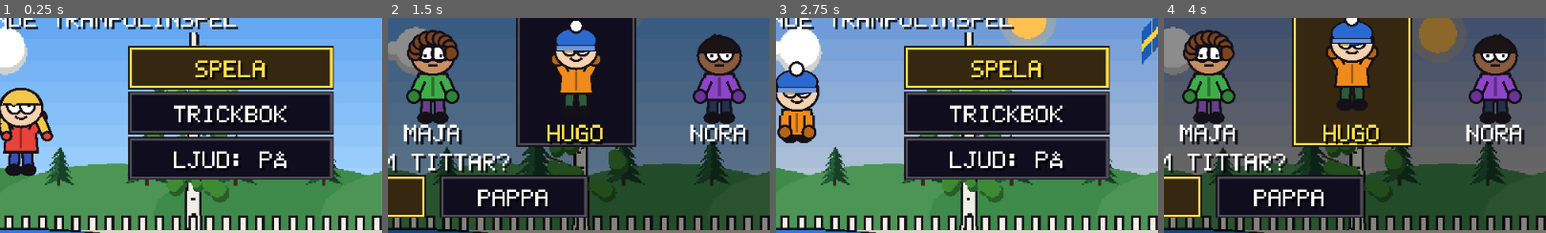
Above: before the commit, frames 1-4 (left to right).
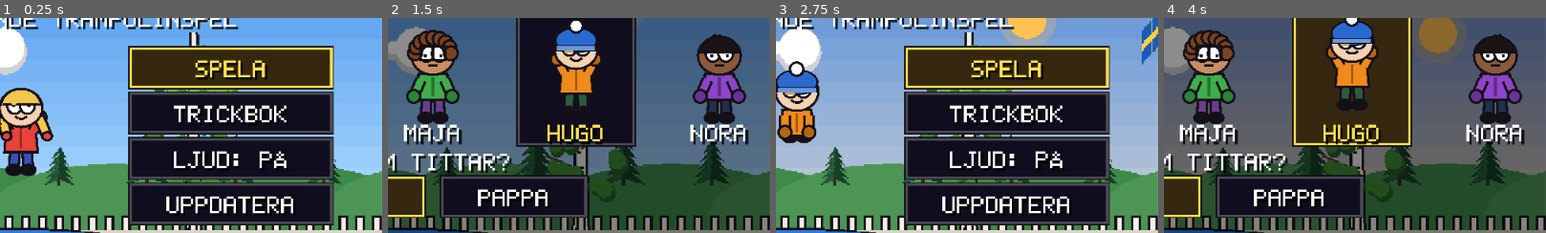
Above: after the commit, the same moments.

Repository: martin79grahn/imponerande
Game: Godot game, scene res://main.tscn
The game is run twice, just before and just after one commit, with the same random seed, the same clock (stepped at 60 frames per second) and the same inputs.
Inputs (mouse positions are % of the whole screen's width and height, from its top left):
- Up to frame 1 (0.25 s): no input
- Up to frame 2 (1.5 s): tap Enter at 0.5, 0.6 s; move the mouse to (72, 45) at 0.52 s; hold Right 0.53-1.25 s; click (72, 45) at 0.67 s; tap Space at 0.77, 1.07 s; drag from (30, 55) to (45, 70) at 1.27 s
- Up to frame 3 (2.75 s): move the mouse to (60, 28) at 2.02 s; hold Right from 2.03 s (still down); tap X at 2.1 s
- Up to frame 4 (4 s): release Right at 2.75 s; drag from (45, 70) to (20, 35) at 2.77 s; move the mouse to (80, 65) at 3.52 s; hold Left from 3.53 s (still down); tap Shift at 3.6 s; tap Space at 3.77 s
The pictures show only the part of the screen within x 44-94%, y 25-75%; the shares and areas given below are measured in that part.

The runs differ from the first frame. In frame 1, 10% of the frame differs, in the area x 33-88%, y 76-97%; in frame 2, nothing differs; in frame 3, 10%; in frame 4, nothing differs.

Commit message:
Version 1.4.0: Uppdatera-knapp i menyn
Co-Authored-By: Claude Opus 5.5 <noreply@anthropic.com>

Diff:
--- a/main.gd
+++ b/main.gd
@@ -478,6 +478,8 @@
 				state = "trickbok"
 			"ljud":
 				_toggle_sound()
+			"uppd":
+				UpdateChecker.check(true, true)
 	if pressed.get("paus"):
 		_save()
 		if not OS.has_feature("web"):
@@ -510,12 +512,14 @@
 		play("meny")
 
 
-## Titelmenyns rader. DUELL finns när alla trick är upplåsta.
+## Titelmenyns rader. DUELL finns när alla trick är upplåsta. UPPDATERA finns inte i webbversionen.
 func menu_ids() -> Array:
 	var ids := ["spela"]
 	if all_tricks():
 		ids.append("duell")
 	ids.append_array(["bok", "ljud"])
+	if not OS.has_feature("web"):
+		ids.append("uppd")
 	return ids
 
 
@@ -993,7 +997,8 @@
 		text(title[i], Vector2(x0 + i * 18 + 1, 14 + wob + 2), Art.INK, 3, 0, false)
 		text(title[i], Vector2(x0 + i * 18, 14 + wob), GOLD.lerp(Color("#ff8a3a"), (sin(t * 3 + i) + 1) * 0.25), 3, 0, false)
 	text("ETT STUDSANDE TRAMPOLINSPEL", Vector2(160, 42), Color.WHITE, 1, 1)
-	var names := {"spela": "SPELA", "duell": "DUELL!", "bok": "TRICKBOK", "ljud": "LJUD: " + ("AV" if muted else "PÅ")}
+	var names := {"spela": "SPELA", "duell": "DUELL!", "bok": "TRICKBOK", "ljud": "LJUD: " + ("AV" if muted else "PÅ"),
+		"uppd": "SÖKER..." if UpdateChecker.busy else "UPPDATERA"}
 	var ids := menu_ids()
 	for i in ids.size():
 		var r := title_item(i)
--- a/project.godot
+++ b/project.godot
@@ -4,7 +4,7 @@
 
 [application]
 
-config/version="1.3.0"
+config/version="1.4.0"
 config/name="Imponerande!"
 config/description="Imponerande! – studsa på trampolinen och imponera på mamma eller pappa"
 run/main_scene="res://main.tscn"
@@ -48,3 +48,4 @@
 
 repo="martin79grahn/imponerande"
 store_url="http://192.168.0.97:8787"
+language="sv"
--- a/update_checker.gd
+++ b/update_checker.gd
@@ -11,26 +11,31 @@
 ##                                Keep it the same as Android "version/name" in the export preset.
 ##   update_checker/repo          "owner/repo" on GitHub
 ##   update_checker/store_url     e.g. "http://192.168.0.97:8787"
+##   update_checker/language      "sv" or "en" (default: the device's language)
 ##
 ## It only runs in exported builds. To test from the editor/command line:
 ##   godot --path . -- --update-check            (use real version)
 ##   godot --path . -- --update-check-as=0.0.1   (pretend to be an old version)
 ##
-## Manual check from a menu button:  UpdateChecker.check()
+## Manual check from a menu button:  UpdateChecker.check(true, true)
+## (shows "you have the latest version" / "couldn't check" too). While it runs, `busy` is true
+## and button_text() returns "Checking…", so a menu can show that.
 
 signal check_finished(update: Dictionary)  ## empty Dictionary = up to date / unreachable
 
 const DEFAULT_STORE := "http://192.168.0.97:8787"
 const TIMEOUT := 5.0
 
+var busy := false
 var _ui: Control
 var _was_paused := false
-var _sv := OS.get_locale_language() == "sv"
+var _sv := false
 
 
 func _ready() -> void:
 	layer = 128
 	process_mode = Node.PROCESS_MODE_ALWAYS
+	_sv = str(ProjectSettings.get_setting("update_checker/language", OS.get_locale_language())) == "sv"
 	if OS.has_feature("web"):
 		return  # the web version is always the latest
 	if not OS.has_feature("template") and not _forced():
@@ -63,20 +68,34 @@
 	return "linux"
 
 
-## Checks for an update and shows the popup if one is found.
+## Text for a menu button: "Check for updates" or "Checking…" (Swedish if the device is).
+func button_text() -> String:
+	if busy:
+		return "Söker..." if _sv else "Checking..."
+	return "Sök efter uppdatering" if _sv else "Check for updates"
+
+
+## Checks for an update and shows the popup if one is found. With manual = true it also
+## tells you when you're up to date or the check failed.
 ## Returns {version, name, notes, url, source} or {} if up to date / offline.
-func check(show_popup := true) -> Dictionary:
+func check(show_popup := true, manual := false) -> Dictionary:
 	var repo := str(ProjectSettings.get_setting("update_checker/repo", ""))
-	if repo == "":
-		push_warning("UpdateChecker: set update_checker/repo in Project Settings")
+	if repo == "" or busy:
+		if repo == "":
+			push_warning("UpdateChecker: set update_checker/repo in Project Settings")
 		return {}
+	busy = true
 	var store := str(ProjectSettings.get_setting("update_checker/store_url", DEFAULT_STORE)).trim_suffix("/")
 	var latest := await _from_store(store, repo)
 	if latest.is_empty():
 		latest = await _from_github(repo)
+	busy = false
 	var result := {}
 	if latest.is_empty():
 		print("[UpdateChecker] could not reach store or GitHub")
+		if manual and show_popup:
+			_dialog("Kunde inte söka" if _sv else "Couldn't check for updates",
+				"Är du ansluten till internet?" if _sv else "Are you connected to the internet?", "", {})
 	elif is_newer(latest.version, current_version()):
 		result = latest
 		print("[UpdateChecker] update available: %s -> %s via %s (%s)" % [current_version(), latest.version, latest.source, latest.url])
@@ -84,6 +103,9 @@
 			_show(latest)
 	else:
 		print("[UpdateChecker] up to date (%s, latest %s)" % [current_version(), latest.version])
+		if manual and show_popup:
+			_dialog("Du har senaste versionen" if _sv else "You're up to date",
+				"Version %s" % current_version(), "", {})
 	check_finished.emit(result)
 	return result
 
@@ -155,18 +177,21 @@
 
 # ------------------------------------------------------------------ popup
 
+## The first section of the release notes ("What's new"), without markdown, max 6 lines.
 func _clean_notes(md: String) -> String:
-	var re := RegEx.new()
-	re.compile("\\[([^\\]]*)\\]\\([^)]*\\)")  # [text](link) -> text
-	md = re.sub(md, "$1", true)
-	re.compile("(?m)^\\s*[-*+]\\s+")  # bullets
-	md = re.sub(md, "• ", true)
-	re.compile("[#*`_>]+")
-	md = re.sub(md, "", true)
+	var link := RegEx.create_from_string("\\[([^\\]]*)\\]\\([^)]*\\)")  # [text](link) -> text
+	var bullet := RegEx.create_from_string("^[-*+]\\s+")
+	var marks := RegEx.create_from_string("[#*`_>]+")
 	var lines := PackedStringArray()
-	for l in md.split("\n"):
-		if l.strip_edges() != "":
-			lines.append(l.strip_edges())
+	for raw in md.split("\n"):
+		var l := raw.strip_edges()
+		if l.begins_with("#"):  # a heading: skip the first, stop at the next
+			if lines.size() > 0:
+				break
+			continue
+		l = marks.sub(bullet.sub(link.sub(l, "$1", true), "• "), "", true).strip_edges()
+		if l != "":
+			lines.append(l)
 		if lines.size() >= 6:
 			break
 	var text := "\n".join(lines)
@@ -174,6 +199,14 @@
 
 
 func _show(u: Dictionary) -> void:
+	var notes := _clean_notes(u.notes)
+	if notes == "":
+		notes = u.name
+	_dialog("Ny version finns!" if _sv else "Update available", "%s  →  %s" % [current_version(), u.version], notes, u)
+
+
+## A popup. With an update (u not empty): "Later" / "Update"; otherwise just "OK".
+func _dialog(title_text: String, sub_text: String, body_text: String, u: Dictionary) -> void:
 	if _ui:
 		_ui.queue_free()
 	_was_paused = get_tree().paused
@@ -211,22 +244,25 @@
 	box.add_theme_constant_override("separation", int(fs * 0.6))
 	panel.add_child(box)
 
-	var title := _label("Ny version finns!" if _sv else "Update available", int(fs * 1.35))
-	box.add_child(title)
-	var sub := _label("%s  →  %s" % [current_version(), u.version], fs)
+	box.add_child(_label(title_text, int(fs * 1.35)))
+	var sub := _label(sub_text, fs)
 	sub.modulate = Color(0.65, 0.75, 1.0)
 	box.add_child(sub)
-	var notes := _clean_notes(u.notes)
-	if notes == "":
-		notes = u.name
-	var body := _label(notes, int(fs * 0.8))
-	body.modulate = Color(0.85, 0.87, 0.92)
-	box.add_child(body)
+	if body_text != "":
+		var body := _label(body_text, int(fs * 0.8))
+		body.modulate = Color(0.85, 0.87, 0.92)
+		box.add_child(body)
 
 	var row := HBoxContainer.new()
 	row.add_theme_constant_override("separation", int(fs * 0.6))
 	row.alignment = BoxContainer.ALIGNMENT_END
 	box.add_child(row)
+	if u.is_empty():
+		var ok := _button("OK", fs, true)
+		ok.pressed.connect(_close)
+		row.add_child(ok)
+		ok.grab_focus()
+		return
 	var later := _button("Senare" if _sv else "Later", fs, false)
 	later.pressed.connect(_close)
 	row.add_child(later)
Not shown, changed: export_presets.cfg
